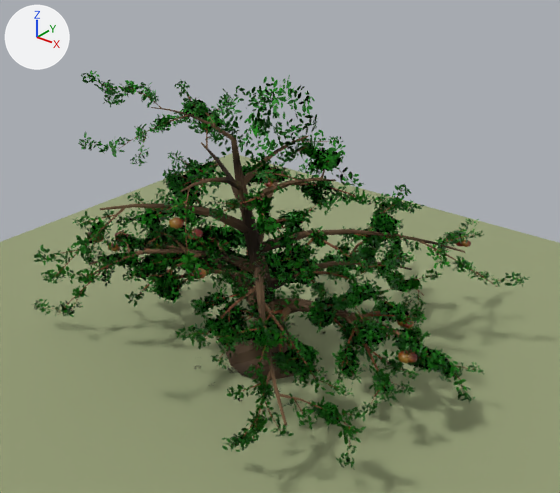
Before and after pictures for a commit that changed the Blender file mouse_open_world_clean_project/assets/trees/elma_agaci/elma_agaci.blend.
One viewpoint serves both versions: a 50 mm camera at (4.64, -5.58, 4.91) aimed at (0.08, 0.13, 1.38). The lights are fixed; the arrows at upper left show +X, +Y and +Z. The picture after the commit comes second.

The first picture shows 'AppleTree_Apples', 'AppleTree_Leaves', 'AppleTree_Wood', 'Ground'.
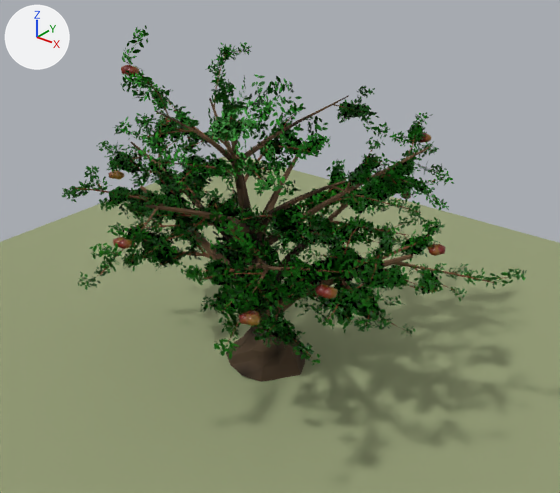
Patch to the scene script:
```diff
--- a/mouse_open_world_clean_project/assets/trees/elma_agaci/elma_agaci.blend.py
+++ b/mouse_open_world_clean_project/assets/trees/elma_agaci/elma_agaci.blend.py
@@ me_wood_mesh @@
-me_wood_mesh.from_pydata(...)  # 7190 vertices, 4784 faces; spans x -2.49..2.2, y -2.11..2.68, z -0.05..3.14
+me_wood_mesh.from_pydata(...)  # 7099 vertices, 4704 faces; spans x -2.43..2.42, y -2.12..2.55, z -0.05..3.61
+# me_wood_mesh part 1: the loose piece of 9 vertices spanning x 0.17..0.39, y -0.4..-0.14, z 0.8..0.85 is multiplied about its middle by the matrix ((0.999, 0.043, 0.02), (-0.045, 0.992, 0.115), (-0.014, -0.116, 0.993)), then moved by (-0.04, 0.0, 0.11)
+# me_wood_mesh part 2: 627 loose pieces with 6154 vertices, spanning x -2.49..2.2, y -2.11..2.68, z 0.02..3.14, are deleted
+# me_wood_mesh part 3: 2 vertices moved within x -0.14..-0.01, y -0.25..0.03, z 0.75..2.07; 596 vertices removed from x -2.0..1.8, y -1.51..2.26, z 0.37..2.86; 6659 vertices added at x -2.43..2.42, y -2.12..2.55, z 0.59..3.61
+# other edits to the shape of me_wood_mesh do not show in these pictures
 me_wood_mesh.materials.append(mat_m_bark)
@@ me_leaf_mesh @@
-me_leaf_mesh.from_pydata(...)  # 18848 vertices, 4712 faces; spans x -2.66..2.32, y -2.24..2.83, z -0.09..3.24
+me_leaf_mesh.from_pydata(...)  # 18260 vertices, 4565 faces; spans x -2.56..2.55, y -2.22..2.63, z 0.41..3.73
+# me_leaf_mesh part 4: 4684 loose pieces with 18736 vertices, spanning x -2.66..2.32, y -2.24..2.83, z -0.09..3.24, are deleted
+# me_leaf_mesh part 5: 4 vertices moved within x -1.21..0.44, y -0.29..0.69, z 0.96..1.81; 97 vertices removed from x -1.59..1.32, y -0.8..0.63, z 0.72..1.99; 18245 vertices added at x -2.56..2.55, y -2.22..2.63, z 0.41..3.73
+# other edits to the shape of me_leaf_mesh do not show in these pictures
 me_leaf_mesh.materials.append(mat_m_leaf)
@@ me_apple_mesh @@
-me_apple_mesh.from_pydata(...)  # 1125 vertices, 1125 faces; spans x -2.14..1.96, y -1.7..2.35, z 0.71..2.31
+me_apple_mesh.from_pydata(...)  # 1125 vertices, 1125 faces; spans x -2.23..1.83, y -1.78..2.5, z 1.21..3.39
+# me_apple_mesh part 6: the loose piece of 30 vertices spanning x -2.08..-1.96, y -0.4..-0.29, z 0.86..0.94 is scaled about its middle by (1.08, 1.07, 1.11), then moved by (3.27, -1.33, 0.88)
+# me_apple_mesh part 7: the loose piece of 30 vertices spanning x -2.14..-2.02, y -0.4..-0.28, z 0.85..0.94 is moved by (3.29, -1.3, 0.89)
+# me_apple_mesh part 8: the loose piece of 30 vertices spanning x -1.99..-1.88, y -0.36..-0.23, z 1.01..1.09 is moved by (3.14, -1.4, 0.74)
+# me_apple_mesh part 9: the loose piece of 30 vertices spanning x 1.35..1.48, y 0.47..0.6, z 0.71..0.8 is scaled about its middle by (0.933, 0.878, 0.905), then moved by (-1.57, -2.25, 1.27)
+# me_apple_mesh part 10: the loose piece of 30 vertices spanning x 1.3..1.42, y 0.47..0.6, z 0.71..0.8 is moved by (-1.56, -2.26, 1.27)
+# me_apple_mesh part 11: the loose piece of 30 vertices spanning x -0.85..-0.73, y 0.96..1.07, z 1.55..1.63 is scaled about its middle by (1.06, 1.14, 1.07), then moved by (0.14, -2.07, 1.73)
+# me_apple_mesh part 12: the loose piece of 30 vertices spanning x 0.24..0.37, y -1.39..-1.25, z 2.06..2.16 is moved by (-1.01, 0.27, 1.21)
+# me_apple_mesh part 13: the loose piece of 30 vertices spanning x -1.16..-1.04, y 1.19..1.3, z 1.47..1.55 is scaled about its middle by (1.03, 1.13, 1.07), then moved by (1.87, 0.57, 0.76)
+# me_apple_mesh part 14: 225 of 1125 vertices moved; they spanned x -1.83..-1.65, y -0.12..0.07, z 0.81..0.94 and now span x -2.19..1.63, y -1.16..0.8, z 1.51..1.95; mean shift (2.55, -0.14, 0.86); largest move (-1.83, 0.01, 0.84) -> (1.5, -1.06, 1.85)
+# me_apple_mesh part 15: 135 of 1125 vertices moved; they spanned x 1.79..1.96, y -0.35..-0.18, z 0.92..1.04 and now span x -2.23..1.83, y -0.22..0.49, z 1.37..2.36; mean shift (-2.6, 0.45, 0.84); largest move (1.9, -0.27, 1.02) -> (-2.17, -0.16, 1.78)
+# me_apple_mesh part 16: 90 of 1125 vertices moved; they spanned x 1.04..1.23, y 2.22..2.35, z 0.87..1.0 and now span x 1.51..1.65, y 0.67..0.83, z 1.52..1.64; mean shift (0.44, -1.54, 0.64); largest move (1.16, 2.3, 1.0) -> (1.59, 0.73, 1.64)
+# me_apple_mesh part 17: 90 of 1125 vertices moved; they spanned x 0.15..0.71, y -1.7..-1.37, z 1.93..2.31 and now span x -2.23..-1.77, y -0.17..0.49, z 1.69..2.36; mean shift (-2.44, 1.7, -0.09); largest move (0.64, -1.58, 1.99) -> (-1.86, 0.49, 2.3)
+# other edits to the shape of me_apple_mesh do not show in these pictures
 me_apple_mesh.materials.append(mat_m_apple)
```

Where the change shows, as pixel boxes [x1, y1, x2, y2] in the pictures (560 x 493 px; the box of a moved part takes in the faces that stretch with it):
'AppleTree_Leaves', reshaped (7% narrower, 15% shorter): before [31, 70, 530, 470]; after [62, 25, 526, 365]
'AppleTree_Wood', reshaped (8% narrower, 9% shorter): before [44, 81, 517, 455]; after [75, 42, 508, 381]
'AppleTree_Apples', reshaped (12% narrower, 45% taller): before [87, 181, 471, 363]; after [108, 62, 446, 326]
part 1 of me_wood_mesh, moved or reshaped (not visible afterwards): before [266, 310, 283, 314]
part 2 of me_wood_mesh, deleted: before [44, 81, 517, 455]
part 3 of me_wood_mesh, reshaped: before [90, 105, 465, 426]; after [75, 42, 508, 348]
part 4 of me_leaf_mesh, deleted (green): before [31, 70, 530, 470]
part 5 of me_leaf_mesh, built on: before [148, 174, 375, 319]; after [62, 25, 526, 365]
part 6 of me_apple_mesh, moved or reshaped: before [111, 245, 120, 252]; after [248, 313, 260, 326]
part 7 of me_apple_mesh, moved or reshaped: before [108, 243, 118, 250]; after [244, 310, 259, 315]
part 8 of me_apple_mesh, moved or reshaped (not visible before): after [239, 313, 249, 324]
part 9 of me_apple_mesh, moved or reshaped: before [403, 319, 414, 328]; after [118, 239, 132, 249]
part 10 of me_apple_mesh, moved or reshaped: before [397, 318, 405, 326]; after [113, 237, 125, 246]
part 11 of me_apple_mesh, moved or reshaped: before [265, 181, 273, 187]; after [125, 66, 139, 76]
part 12 of me_apple_mesh, moved or reshaped: before [188, 228, 203, 240]; after [121, 65, 131, 74]
part 13 of me_apple_mesh, moved or reshaped (not visible before): after [424, 134, 431, 142]
part 14 of me_apple_mesh, moved or reshaped: before [144, 242, 160, 250]; after [115, 171, 440, 299]
part 15 of me_apple_mesh, moved or reshaped: before [398, 349, 417, 363]; after [108, 171, 438, 292]
part 16 of me_apple_mesh, moved or reshaped: before [455, 240, 471, 247]; after [437, 242, 446, 254]
part 17 of me_apple_mesh, moved or reshaped (not visible afterwards): before [169, 217, 206, 279]
